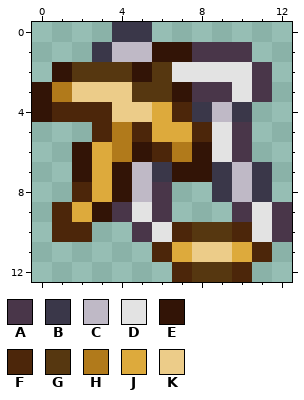
Pixel-art sprite, stored at Content/Items/Accessories/FerventMiningCharm.png. The first picture shows the starting point.
The file is 26x26 pixels, drawn in blocks of 2x2; one block is one cell here.
Palette (. is transparent): A #493649  B #3a3749  C #bfb9c6  D #e3e3e3  E #321406  F #4c260a  G #563710  H #b17a1b  J #ddaa3c  K #eccc89
Now the later version:
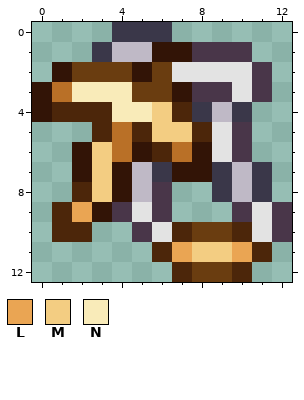
Colours new in this view: L #eaa553  M #f3cd82  N #f9ebb9
What changed:
@@ palette @@
-G #563710
+G #6a3d10
-H #b17a1b
+H #b97027
@@ x 0..12 @@
- 0 ....BB.......
+ 0 ....BBB......
  1 ...BCCEEAAA..
  2 .EGGGEGDDDDA.
- 3 EHKKKGGEAADA.
- 4 EFFFKKJFBCB..
- 5 ...FHFJJFDA..
- 6 ..EJHEFHEDA..
- 7 ..EJECBEEBCB.
- 8 ..FJECA..BCB.
- 9 .FJEADA...ADA
+ 3 EHNNNGGEAADA.
+ 4 EFFFNNMFBCB..
+ 5 ...FHFMMFDA..
+ 6 ..EMHEFHEDA..
+ 7 ..EMECBEEBCB.
+ 8 ..FMECA..BCB.
+ 9 .FLEADA...ADA
 10 .FF..ADFGGFDA
-11 ......FJKKJF.
+11 ......FLMMLF.
 12 .......FGGF..
Changed places in both pictures, as pixel boxes (x1, y1, x2, y2):
changed: (52, 22, 252, 282)
